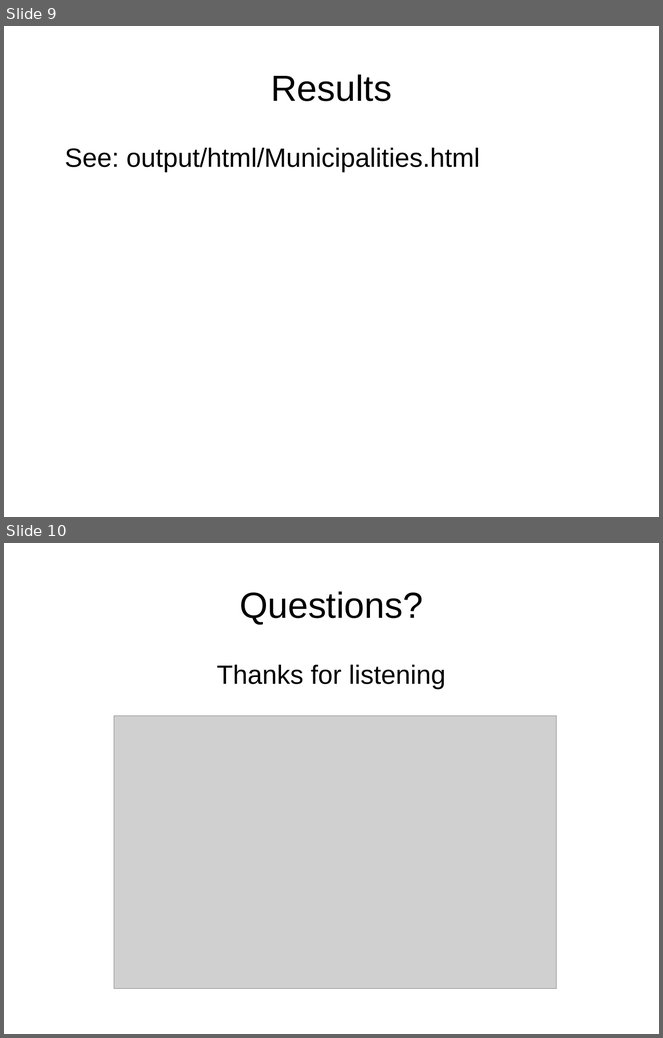
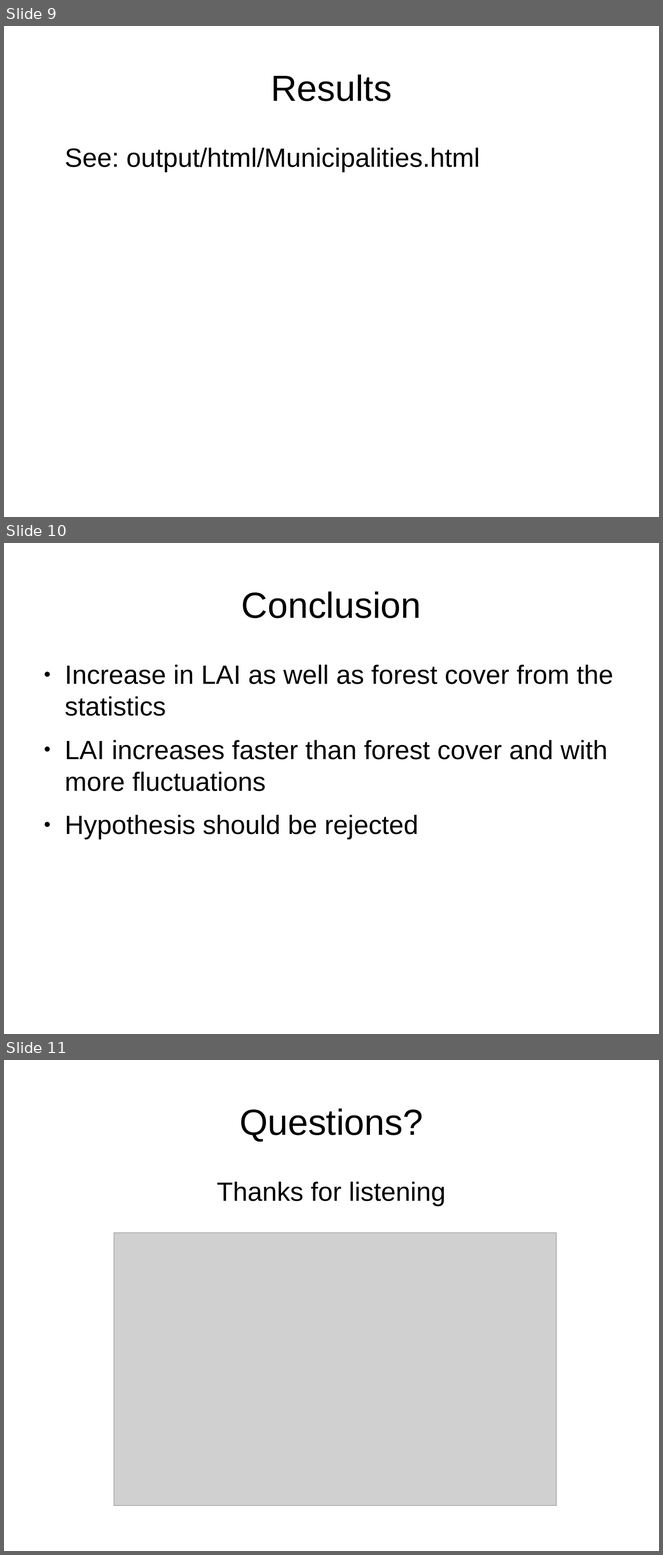
Before and after one commit to GreatEmerald/geoscripting, a slide deck: Project/Presentation/Project presentation.odp. Shown one above the other, each under a label of ours: slides 9 and 10 before the commit, slides 9, 10 and 11 after it. The pictures are 663x1038 and 663x1555 pixels, drawn with LibreOffice and Linux fonts; fonts in the diff are those of the drawing; grey boxes stand for pictures. Boxes give left, top, right and bottom in pixels: in the first picture for what was removed or moved away, otherwise in the second. Text is boxed around its words. In the diff, an @@ line names an element or a change of style, - is before the commit and + after.

```diff
--- a/Project/Presentation/Project presentation.odp
+++ b/Project/Presentation/Project presentation.odp
@@ slide 10 added at <box>4,543,659,1034</box>, background #FFFFFF @@
@@ title added at <box>242,591,421,618</box>, 44 pt, text #000000 @@
+Conclusion
@@ text added at <box>65,665,614,840</box>, 32 pt, text #000000 @@
+● Increase in LAI as well as forest cover from the statistics
+● LAI increases faster than forest cover and with more fluctuations
+● Hypothesis should be rejected
@@ what was slide 10 is now slide 11 @@
```
Also in this commit, not shown: 2 slides changed.
